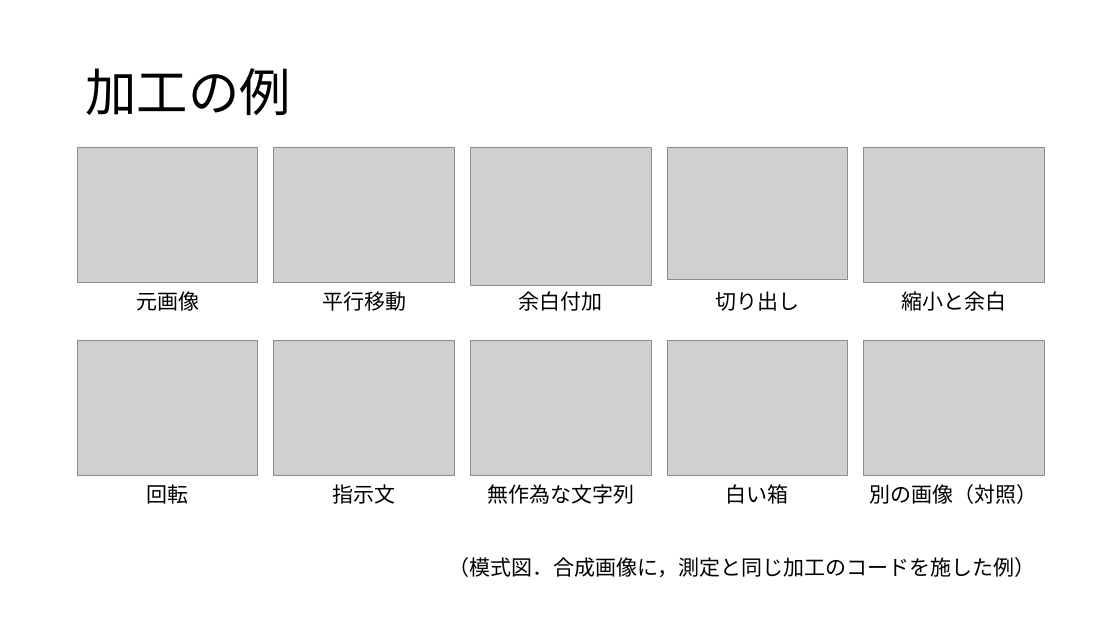
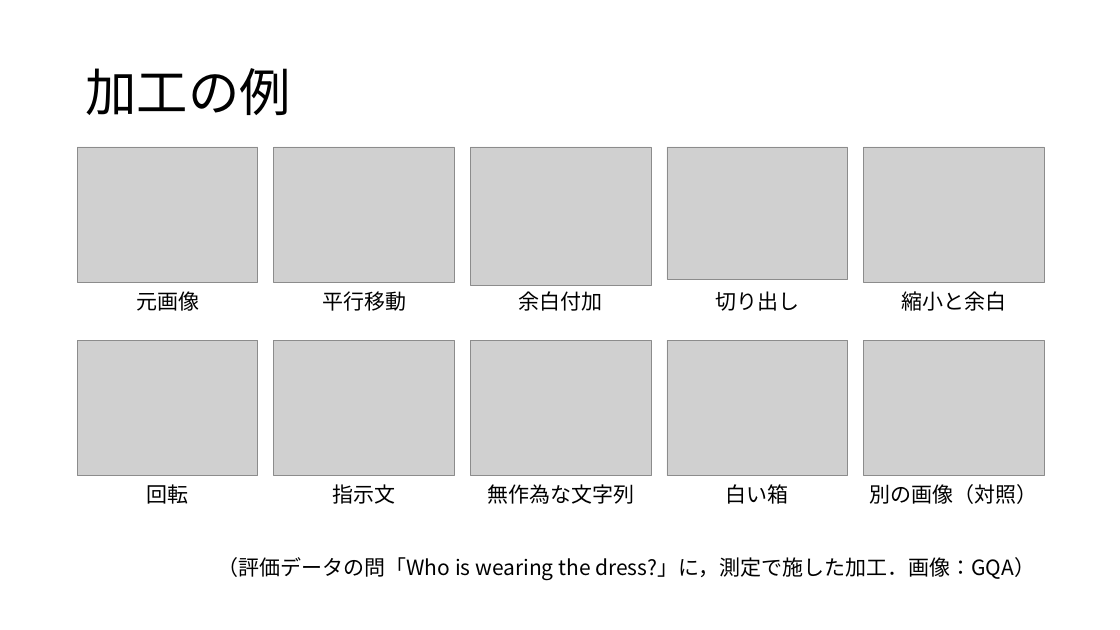
Before and after one commit to tomoking2004/cotar, a slide deck: slide 6 of presentations/20261030_進捗報告.pptx. Drawn at 1120x630 pixels with LibreOffice and Linux fonts; fonts in the diff are those of the drawing; grey boxes stand for pictures. Boxes give left, top, right and bottom in pixels: in the first picture for what was removed or moved away, otherwise in the second. Text is boxed around its words. In the diff, an @@ line names an element or a change of style, - is before the commit and + after.

```diff
--- a/presentations/20261030_進捗報告.pptx
+++ b/presentations/20261030_進捗報告.pptx
@@ text at bbox=[217, 557, 1035, 580]: text changed @@
-（模式図．合成画像に，測定と同じ加工のコードを施した例）
+（評価データの問「Who is wearing the dress?」に，測定で施した加工．画像：GQA）
```
Also in this commit, not shown: 1 other file.
